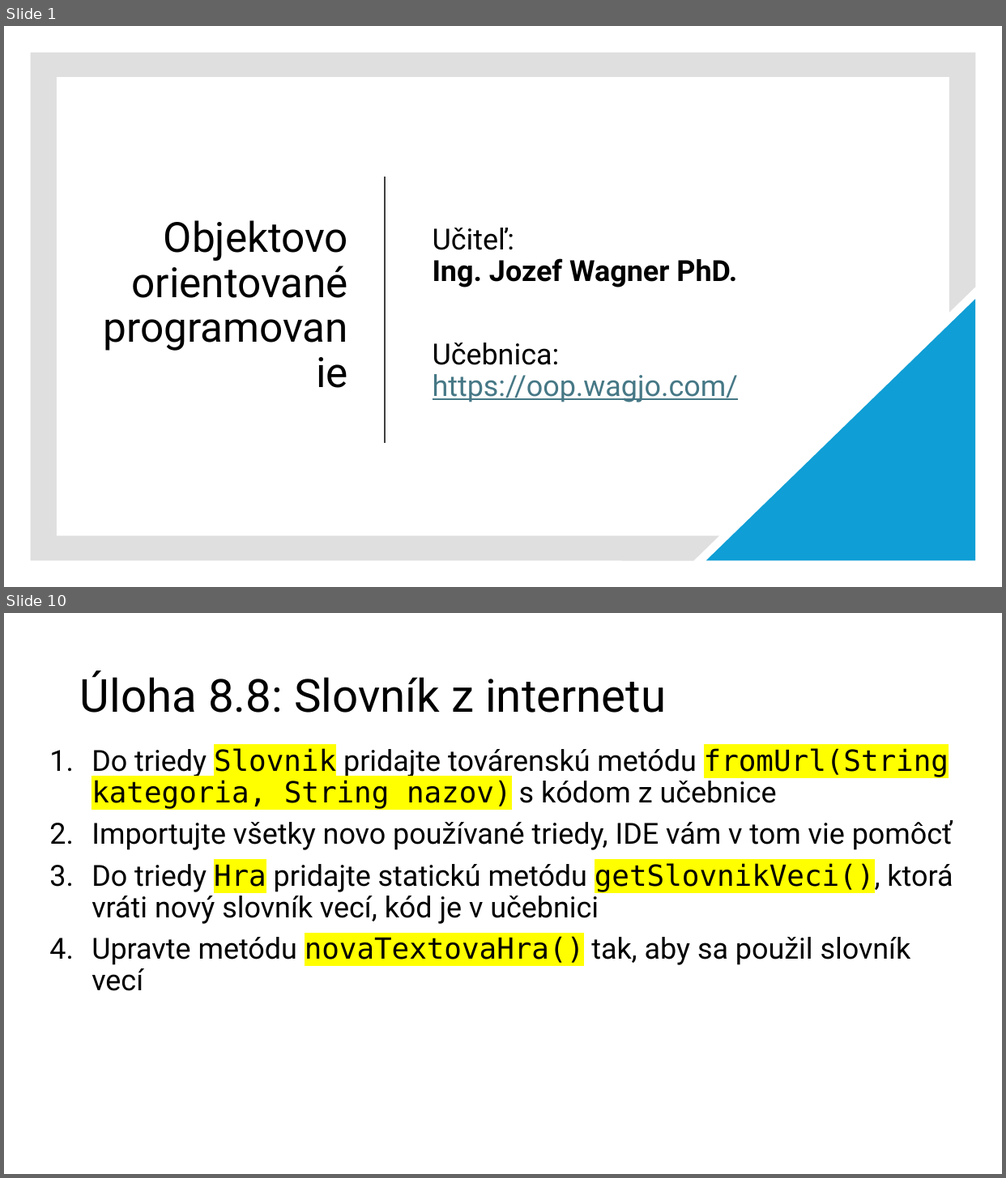
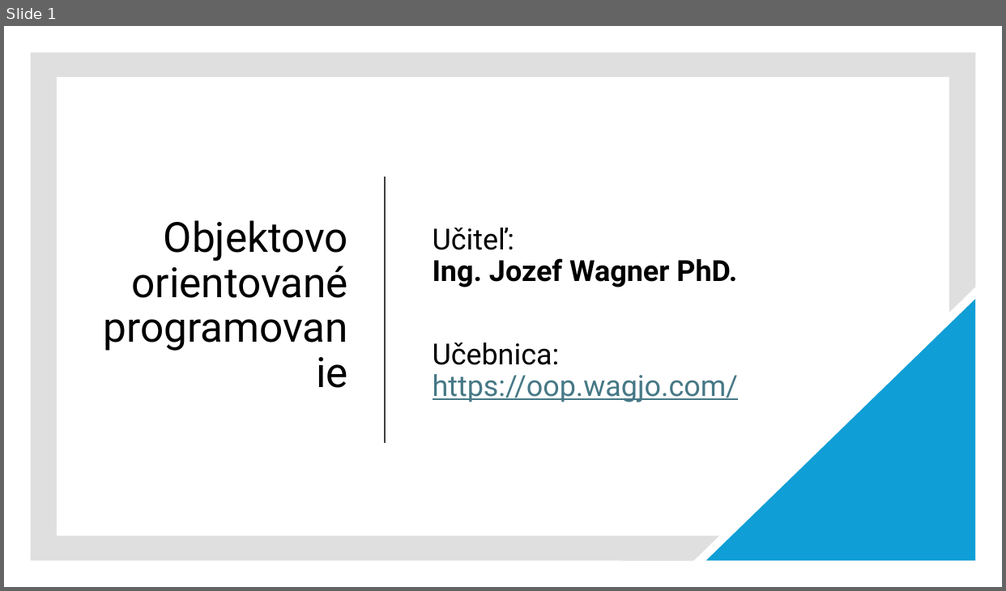
Before and after one commit to wagjo/oop, a slide deck: prezentacie/c08w.pptx. Shown one above the other, each under a label of ours: slides 1 and 10 before the commit, slide 1 after it; the slides between them are not shown. The pictures are 1006x1178 and 1006x591 pixels, drawn with LibreOffice and Linux fonts; fonts in the diff are those of the drawing. Boxes give left, top, right and bottom in pixels: in the first picture for what was removed or moved away, otherwise in the second. Text is boxed around its words. In the diff, an @@ line names an element or a change of style, - is before the commit and + after.

```diff
--- a/prezentacie/c08w.pptx
+++ b/prezentacie/c08w.pptx
@@ slide 10 removed at (x1=4, y1=613, x2=1002, y2=1174), background #FFFFFF @@
@@ title removed at (x1=80, y1=671, x2=666, y2=713) @@
-Úloha 8.8: Slovník z internetu
@@ text removed at (x1=91, y1=748, x2=953, y2=991) @@
-1. Do triedy Slovnik pridajte továrenskú metódu fromUrl(String kategoria, String nazov) s kódom z učebnice
-2. Importujte všetky novo používané triedy, IDE vám v tom vie pomôcť
-3. Do triedy Hra pridajte statickú metódu getSlovnikVeci(), ktorá vráti nový slovník vecí, kód je v učebnici
-4. Upravte metódu novaTextovaHra() tak, aby sa použil slovník vecí
```
Also in this commit, not shown: 4 slides changed, 8 slides added, 6 other slides removed, 6 other files.
